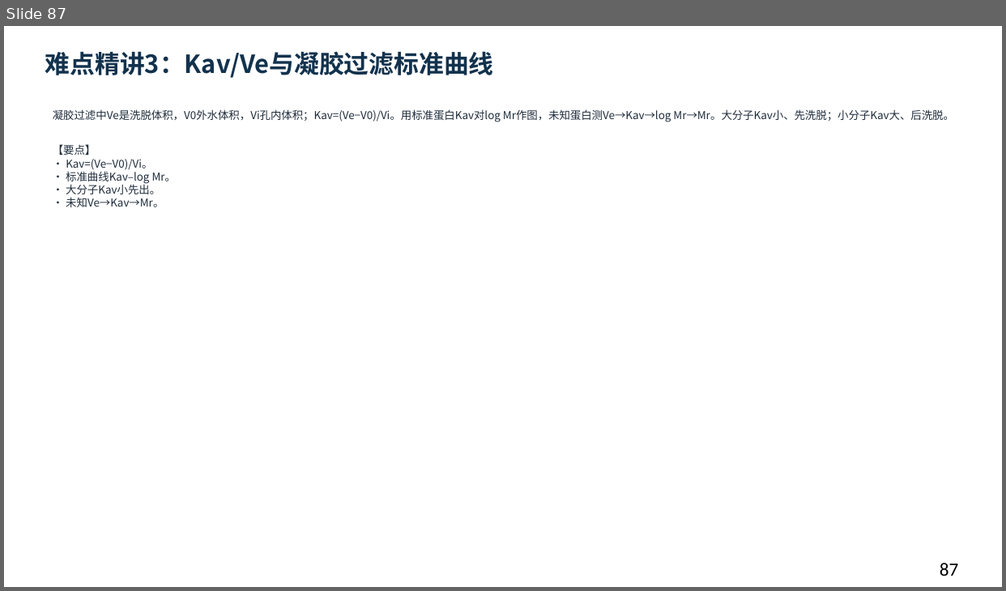
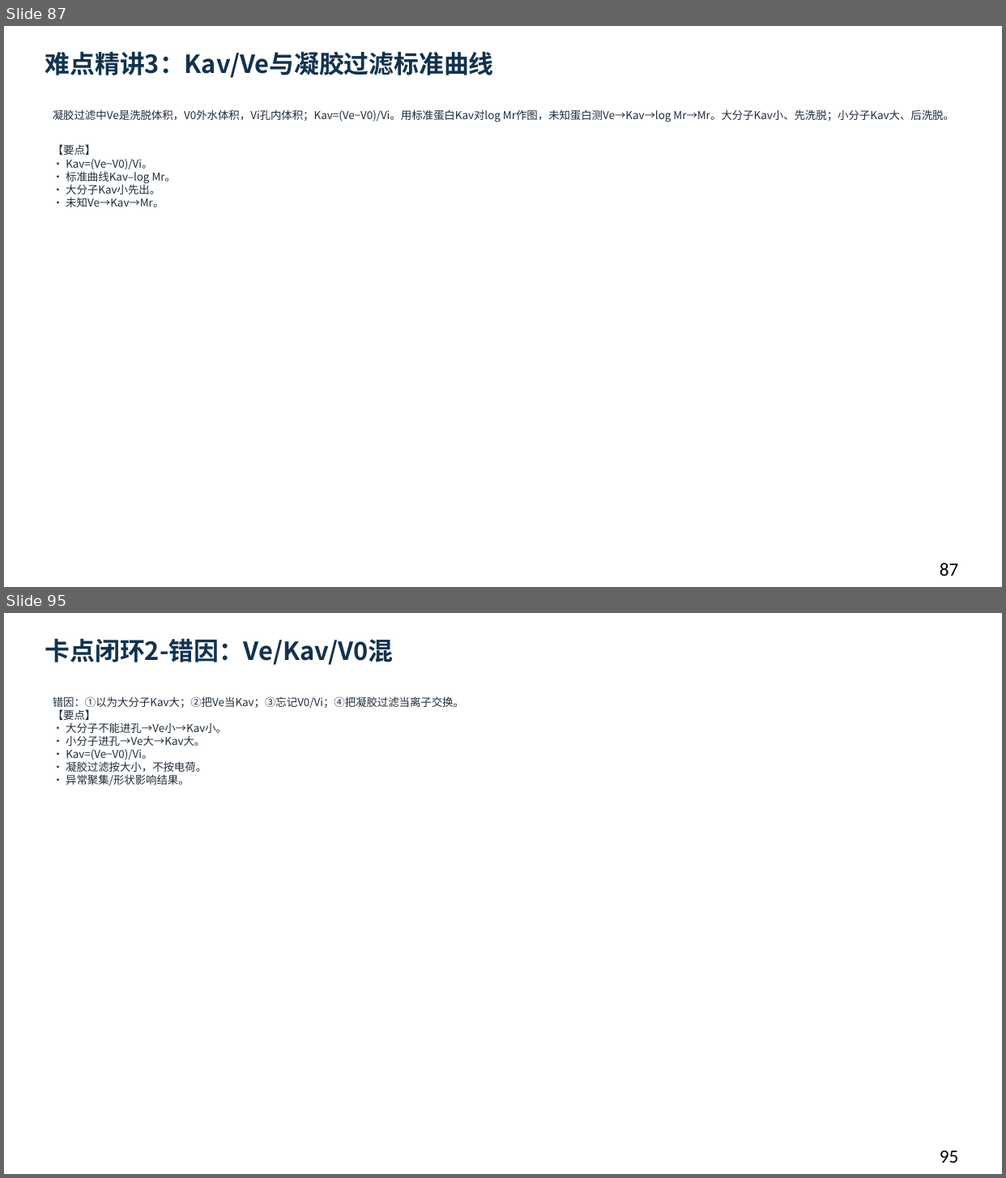
Before and after one commit to newkan-li/Biochemistry, a slide deck: downloads/bc05-ai-style.pptx. Shown one above the other, each under a label of ours: slide 87 before the commit, slides 87 and 95 after it; the slides between them are not shown. The pictures are 1006x591 and 1006x1178 pixels, drawn with LibreOffice and Linux fonts; fonts in the diff are those of the drawing. Boxes give left, top, right and bottom in pixels: in the first picture for what was removed or moved away, otherwise in the second. Text is boxed around its words. In the diff, an @@ line names an element or a change of style, - is before the commit and + after.

```diff
--- a/downloads/bc05-ai-style.pptx
+++ b/downloads/bc05-ai-style.pptx
@@ slide 95 added at bbox=[4, 613, 1002, 1174], background #FFFFFF @@
@@ text added at bbox=[45, 638, 394, 665], 24 pt, text #12324D, bold @@
+卡点闭环2-错因：Ve/Kav/V0混
@@ text added at bbox=[53, 696, 464, 786], 10.5 pt, text #202D3C @@
+错因：①以为大分子Kav大；②把Ve当Kav；③忘记V0/Vi；④把凝胶过滤当离子交换。
+【要点】
+• 大分子不能进孔→Ve小→Kav小。
+• 小分子进孔→Ve大→Kav大。
+• Kav=(Ve−V0)/Vi。
+• 凝胶过滤按大小，不按电荷。
+• 异常聚集/形状影响结果。
@@ text added at bbox=[940, 1151, 958, 1163], 18 pt, text #000000 @@
+95
```
Also in this commit, not shown: 1 slide changed, 11 other slides added, 18 other files.
